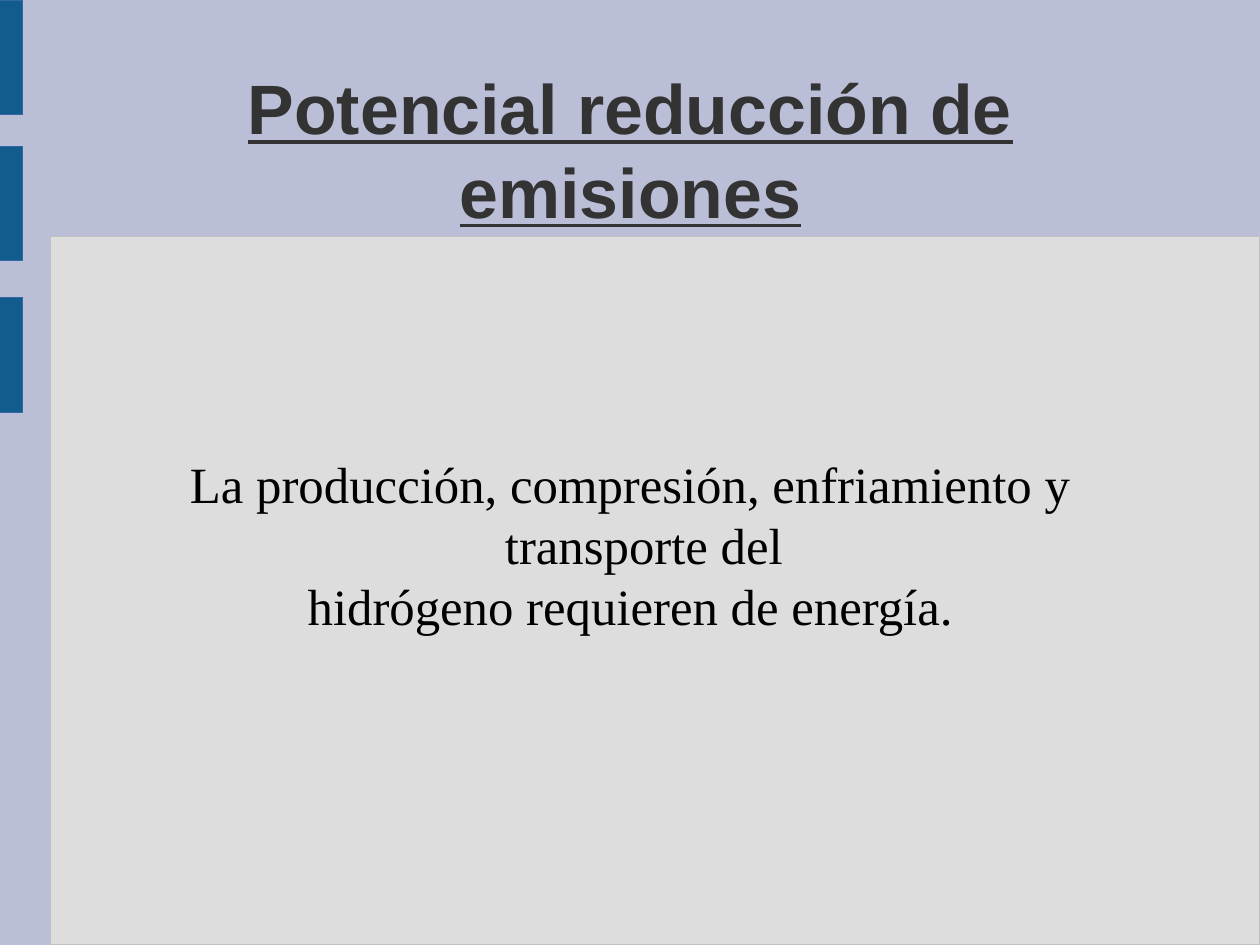
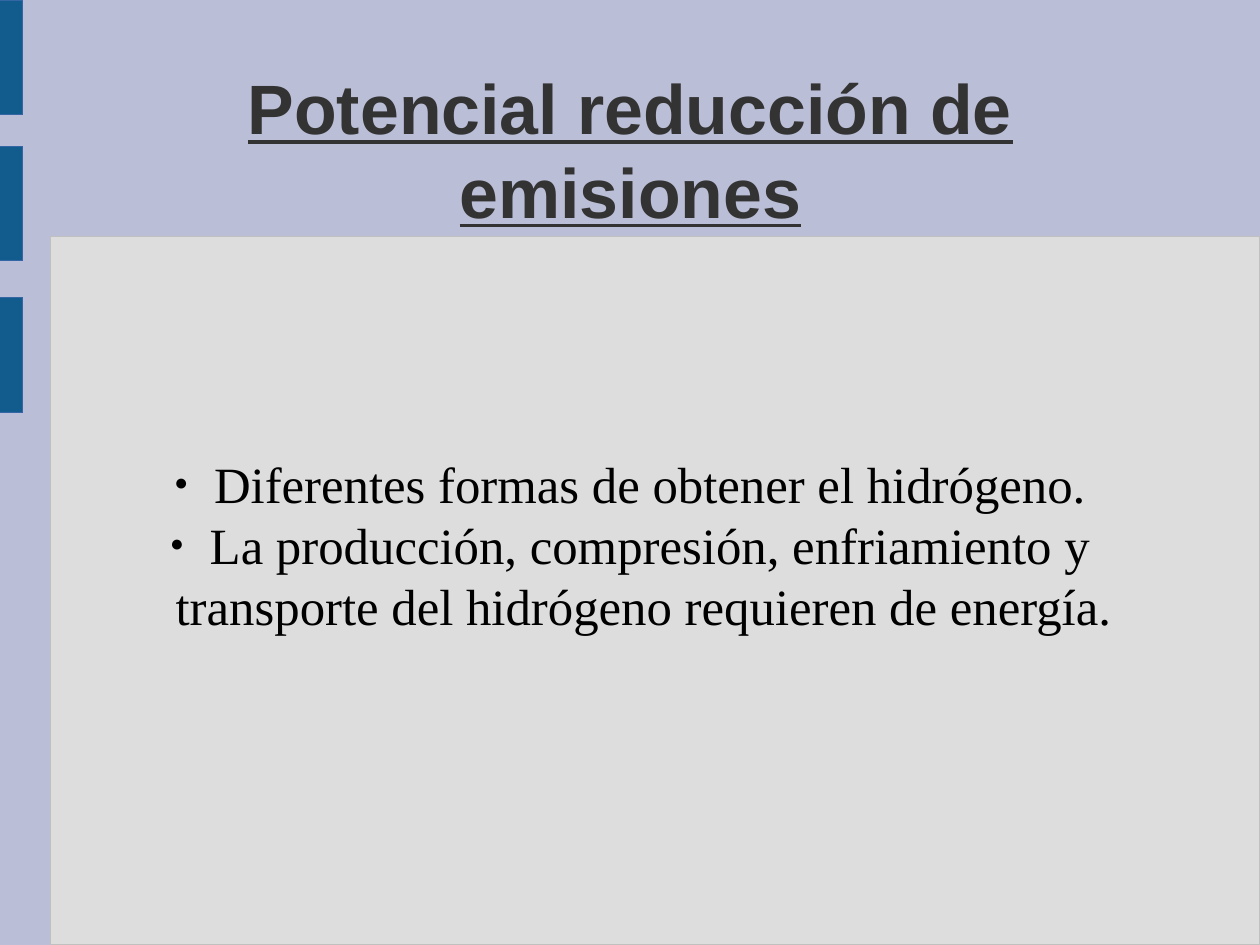
Before and after one commit to guanucoluis/proyecto5r1, a slide deck: slide 16 of Catedras/Tecnologia/MARCO.odp (slide 12 before the commit). Drawn at 1260x945 pixels with LibreOffice and Linux fonts; fonts in the diff are those of the drawing. Boxes give left, top, right and bottom in pixels: in the first picture for what was removed or moved away, otherwise in the second. Text is boxed around its words. In the diff, an @@ line names an element or a change of style, - is before the commit and + after.

```diff
--- a/Catedras/Tecnologia/MARCO.odp
+++ b/Catedras/Tecnologia/MARCO.odp
@@ subtitle at [176,467,1111,635]: text changed @@
-La producción, compresión, enfriamiento y transporte del
-hidrógeno requieren de energía.
+● Diferentes formas de obtener el hidrógeno.
+● La producción, compresión, enfriamiento y transporte del hidrógeno requieren de energía.
```
Also in this commit, not shown: 2 other slides changed, 13 slides added, 4 slides removed, 6 other files.
